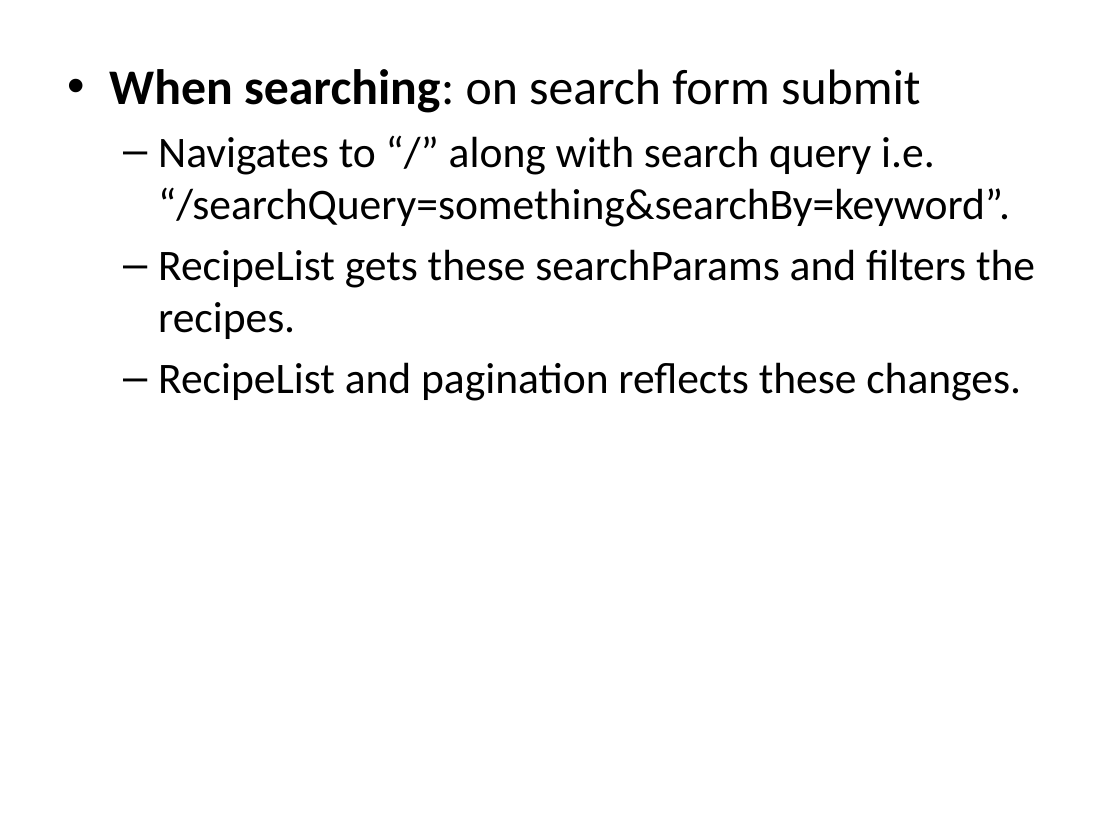
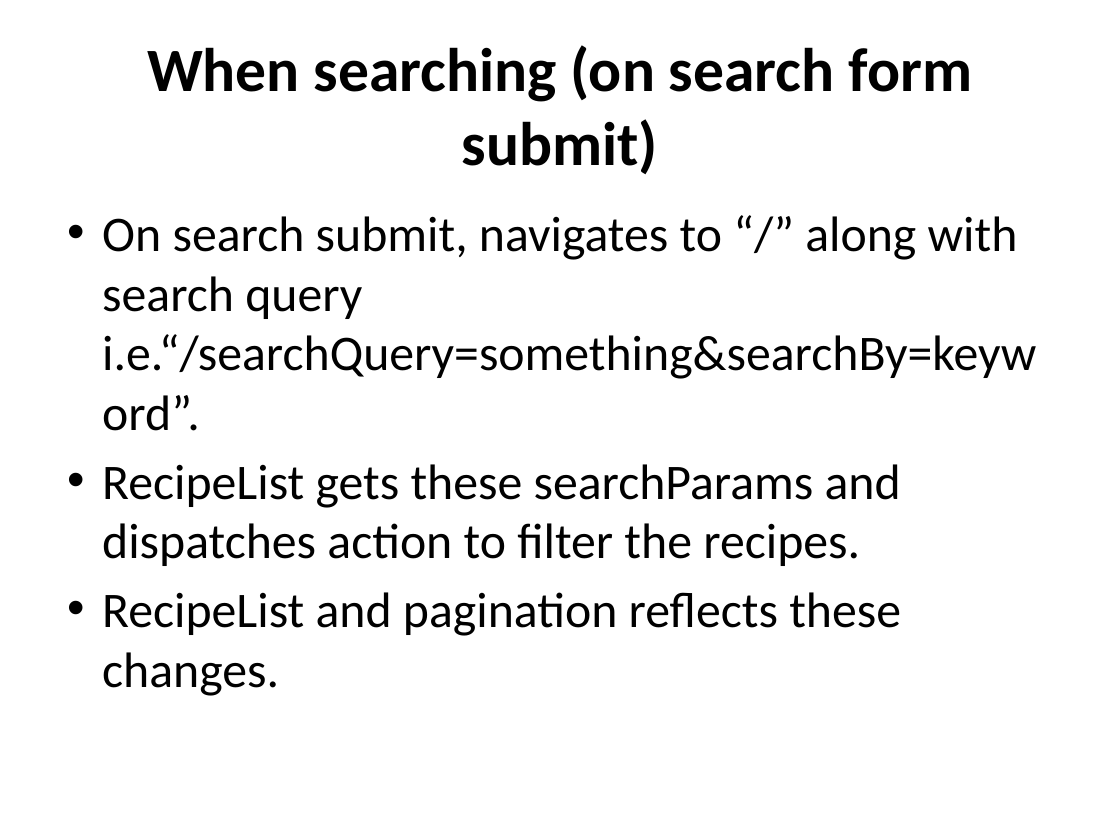
Before and after one commit to RamandeepChamba/recipe-book, a slide deck: slide 18 of readme.pptx (slide 12 before the commit). Drawn at 1120x840 pixels with LibreOffice and Linux fonts; fonts in the diff are those of the drawing. Boxes give left, top, right and bottom in pixels: in the first picture for what was removed or moved away, otherwise in the second. Text is boxed around its words. In the diff, an @@ line names an element or a change of style, - is before the commit and + after.

```diff
--- a/readme.pptx
+++ b/readme.pptx
@@ title added at (147, 45, 973, 174), 39.6 pt, text #000000, bold @@
+When searching (on search form submit)
@@ text "On search submit, navigates to ...": place and size @@
-text "On search submit, navigates to ..." at (109, 69, 1035, 401)
+text "On search submit, navigates to ..." at (102, 216, 1036, 696)
@@ text at (102, 216, 1036, 566): text changed; size 28 to 32 pt @@
-• When searching: on search form submit
-  – Navigates to “/” along with search query i.e. “/searchQuery=something&searchBy=keyword”.
-  – RecipeList gets these searchParams and filters the recipes.
+• On search submit, navigates to “/” along with search query i.e.“/searchQuery=something&searchBy=keyword”.
+• RecipeList gets these searchParams and dispatches action to filter the recipes.
@@ text at (102, 592, 901, 696): size 28 to 32 pt in "RecipeList and pagination reflects these changes."; bullet – to •; list level 2 to 1 in "RecipeList and pagination reflects these ..." @@
```
Also in this commit, not shown: 2 other slides changed, 10 slides added.
